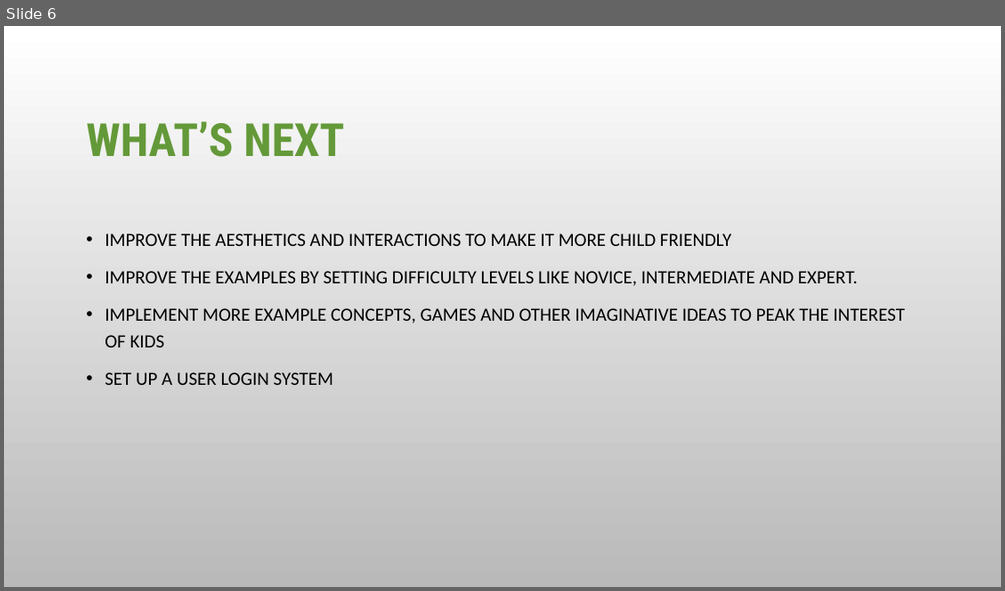
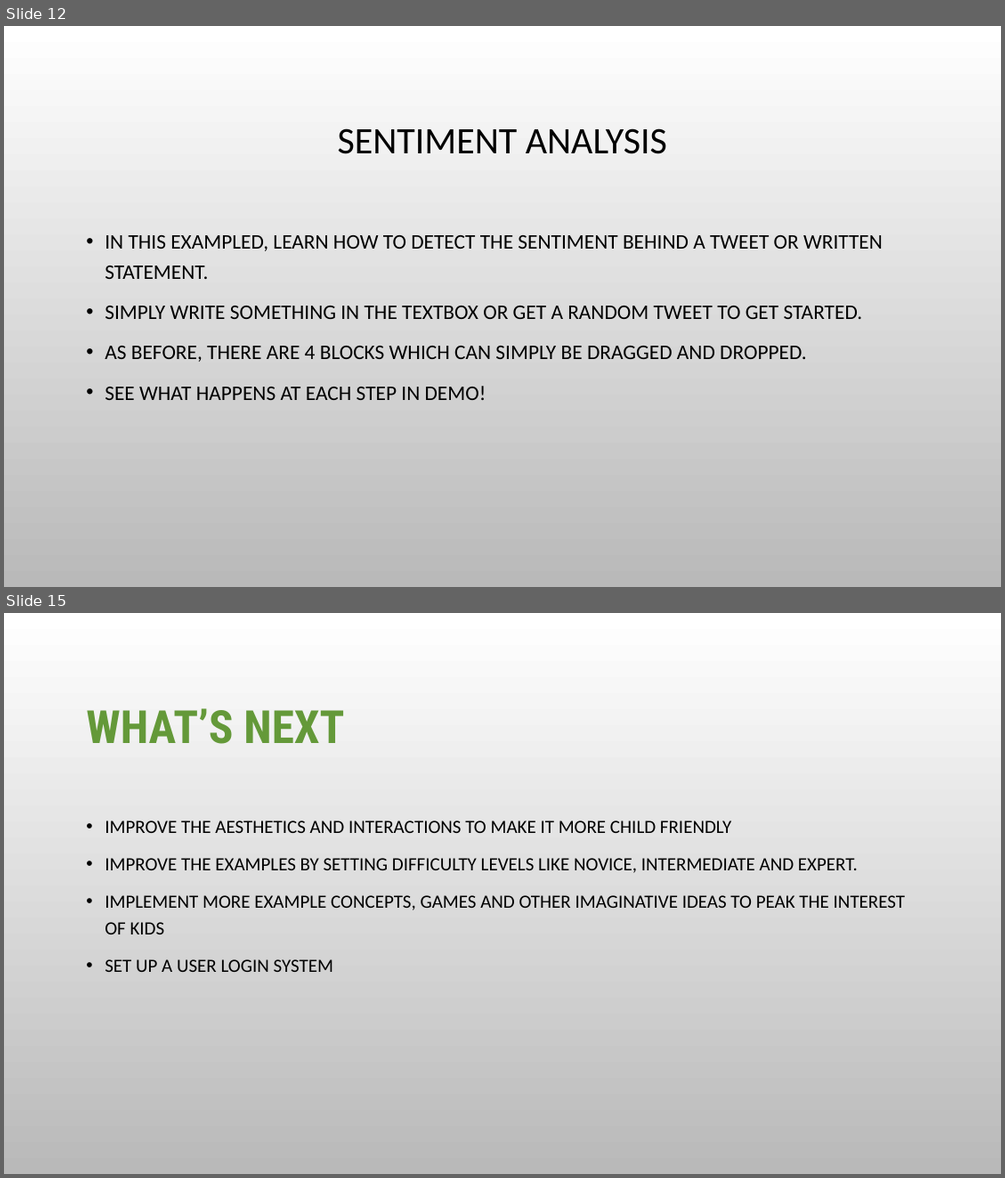
Before and after one commit to Aamir185/AI_Literacy_Tool_Capstone_T2_2020, a slide deck: Team_Contributions/Alwin/Pitch video/Pitch video slides.pptx. Shown one above the other, each under a label of ours: slide 6 before the commit, slides 12 and 15 after it; the slides between them are not shown. The pictures are 1005x591 and 1005x1178 pixels, drawn with LibreOffice and Linux fonts; fonts in the diff are those of the drawing; background and template pictures are left out. Boxes give left, top, right and bottom in pixels: in the first picture for what was removed or moved away, otherwise in the second. Text is boxed around its words. In the diff, an @@ line names an element or a change of style, - is before the commit and + after.

```diff
--- a/Team_Contributions/Alwin/Pitch video/Pitch video slides.pptx
+++ b/Team_Contributions/Alwin/Pitch video/Pitch video slides.pptx
@@ slide 12 added at [4,26,1001,587], background picture (left out) @@
@@ title added at [338,128,667,154], 36 pt, text #000000 @@
+SENTIMENT ANALYSIS
@@ text added at [105,235,882,400], 20 pt, text #000000 @@
+• IN THIS EXAMPLED, LEARN HOW TO DETECT THE SENTIMENT BEHIND A TWEET OR WRITTEN STATEMENT.
+• SIMPLY WRITE SOMETHING IN THE TEXTBOX OR GET A RANDOM TWEET TO GET STARTED.
+• AS BEFORE, THERE ARE 4 BLOCKS WHICH CAN SIMPLY BE DRAGGED AND DROPPED.
+• SEE WHAT HAPPENS AT EACH STEP IN DEMO!
@@ what was slide 6 is now slide 15 @@
```
Also in this commit, not shown: 5 slides changed, 13 other slides added.
